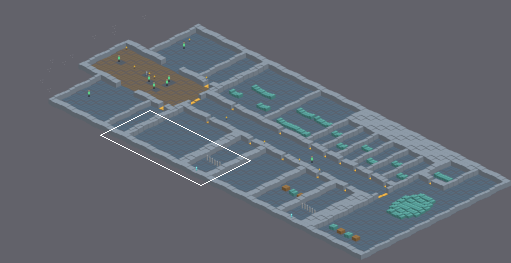
An edit to a level. Tiled map (JSON), world/maps/meridian/deck1.tmj. The first picture is a wide view before the edit; the outline marks the close-up.
Close-up. As it was:
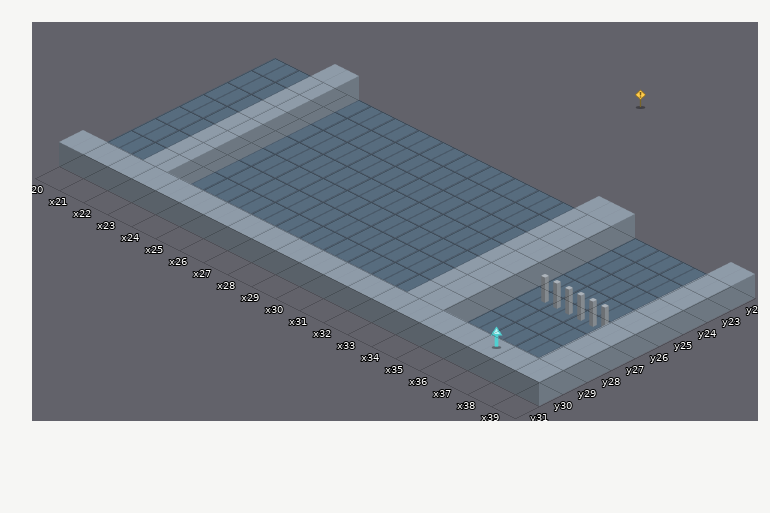
Cells are 128x64 px. Isometric: x runs down to the right, y down to the left. Shown: x 20..39, y 22..31. The commit also changed other parts of the map, which this record leaves out.
After the commit:
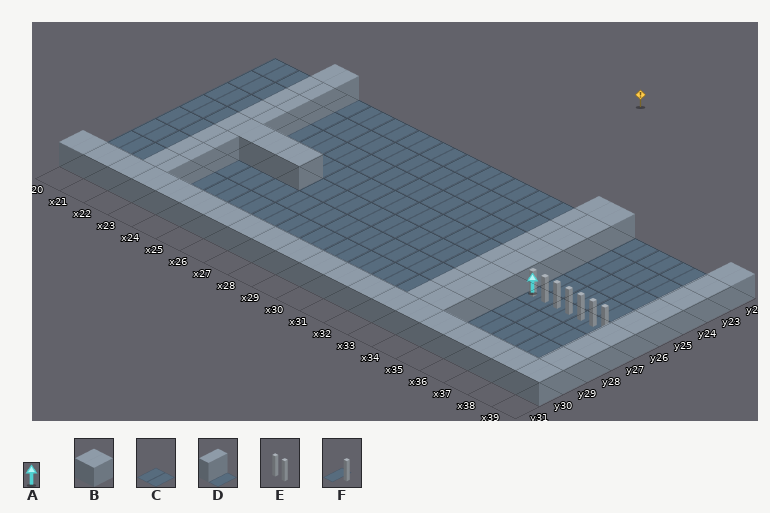
Key: from "Stand-ins": A 2 "Way out", B 5 "piece-005", C 11 "piece-011", D 15 "piece-015", E 46 "piece-046", F 99 "piece-099".
_ is an empty cell.
Objects are placed by the point they stand on, in cells (3,4 is the top-left corner of cell 3,4); size is 1x1 cell unless given.
Diff:
Layer "Floor":
y 26: x 23..25 CCC -> ___
Layer "Walls and things":
y 26: x 23..25 D__ -> BBB; x 35 F -> E
Layer "People and things":
changed: A "Down to deck 2" at 36.8,29.5 size 0.3x1 -> A "Down to deck 2" at 35.2,26.5 size 0.3x1
Boxes around the changes in both close-ups, in picture pixels (x1, y1, x2, y2):
changed: (239, 124, 323, 190)
changed: (515, 268, 539, 298)
old place: (490, 326, 503, 349)
